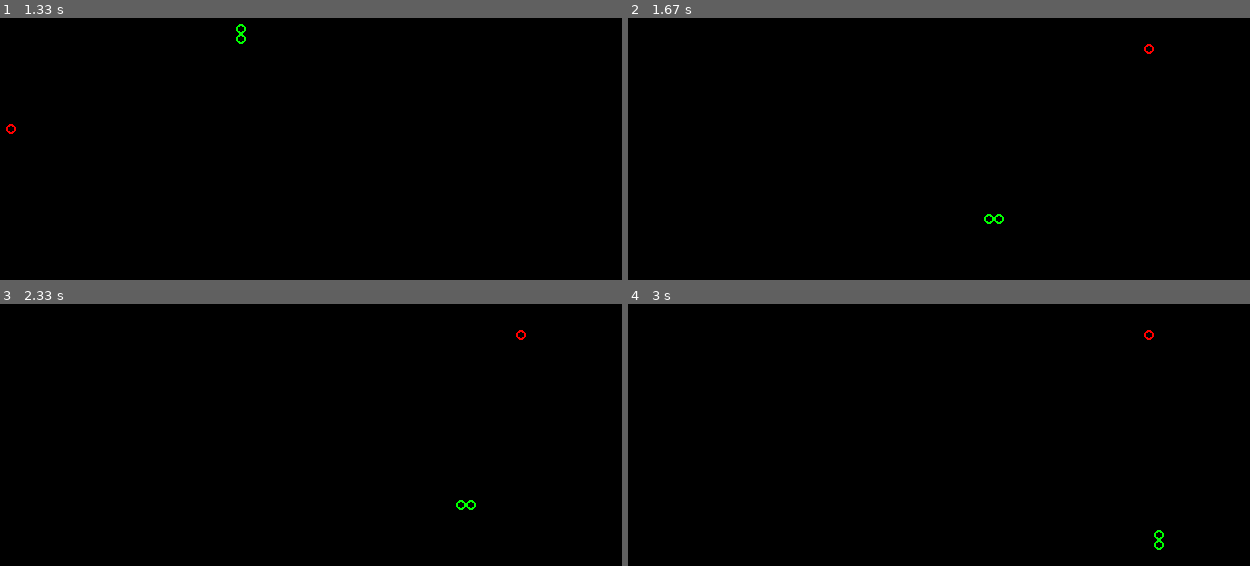
Above: before the commit, frames 1-4 (two rows, left to right).
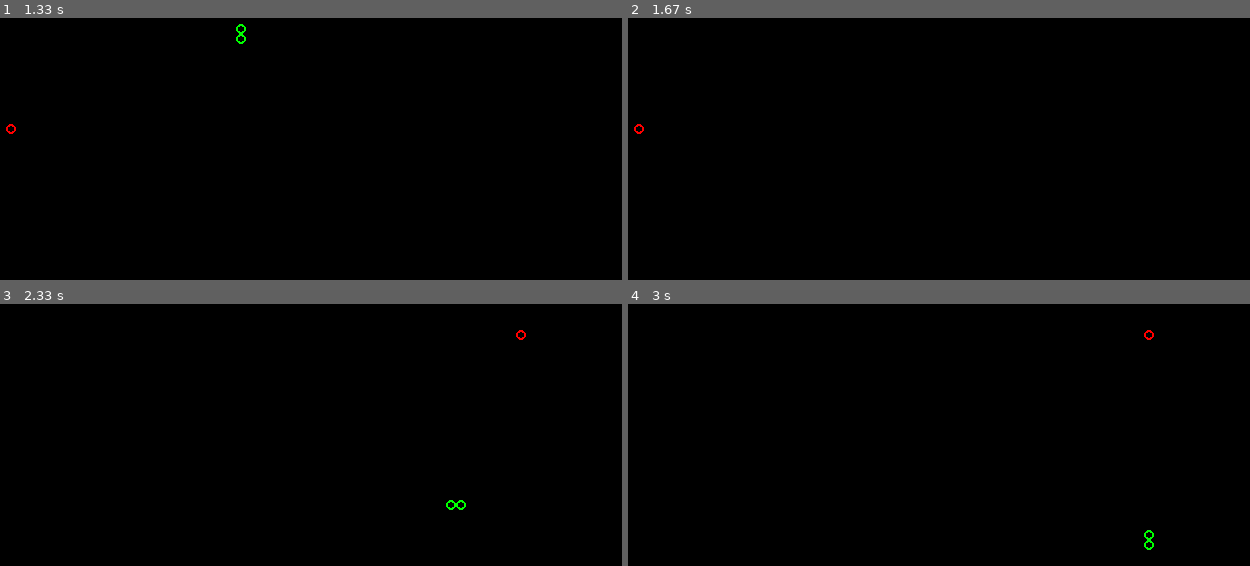
Above: after the commit, the same moments.

Repository: caffeinemonster/python-pygame-nibbles
Game: pygame game, started from pgnibbles-class.py
The game is run twice, just before and just after one commit, with the same random seed, the same clock (stepped at 60 frames per second) and the same inputs. The source is Python 2; it was converted automatically to run under Python 3.
Inputs:
- Up to frame 1 (1.33 s): tap Enter at 0.33 s; hold Up from 1.17 s (still down)
- Up to frame 2 (1.67 s): release Up at 1.63 s
- Up to frame 3 (2.33 s): no input
- Up to frame 4 (3 s): hold Down from 2.73 s (still down)

Frame 1 is identical in both runs. In frame 2, 0.1% of the frame differs, in the area x 0-85%, y 9-79%; in frame 3, less than 0.1%; in frame 4, 0.1%.

Commit message:
Less is more.

Diff:
--- a/pgnibbles-class.py
+++ b/pgnibbles-class.py
@@ -10,6 +10,7 @@
     def __init__(self):
 	direction = 0
 	self.data = []
+	self.alive = 1
     def add (self, x, y):
 	self.data.insert(0,(x,y))
     def head(self):
@@ -30,7 +31,6 @@
 	r = self.data
 	return r
 while (1):
-    global GCLOCK, GSURF, BASICFONT
     pygame.init()
     GCLOCK = pygame.time.Clock()
     GSURF = pygame.display.set_mode((wWIDTH, wHEIGHT))
@@ -41,17 +41,11 @@
     sy = random.randint(5, GHEIGHT - 6)
     snake.add(sx,sy)
     snake.add(sx-1,sy)
-    #snake.add(sx-2,sy)
-    #snake.add(sx-3,sy)
     apple.add(random.randint(0, GWIDTH - 1),random.randint(0, GHEIGHT - 1))
-    while(1): #start game
-        print snake.direction
+    while(1):
 	for event in pygame.event.get():
             if event.type == QUIT:
         	quit()
-	#    stop()
-
-	#print "keydown"
             elif event.type == KEYDOWN:
                 if ((event.key == K_LEFT) and snake.direction != K_RIGHT):
                     snake.direction = K_LEFT
@@ -64,25 +58,14 @@
                 if event.key == K_ESCAPE:
                     quit()
         if snake.data[0][0] == -1 or snake.data[0][0] == GWIDTH or snake.data[0][1] == -1 or snake.data[0][1] == GHEIGHT:
-            break
-        sbody = snake.body()
-	shead = snake.head()
-	#del sbody[0]
-        #ishead = 1
-	print sbody
-	print shead
-	print "========================"
-	for body in sbody[1:]:
-	    print body
-	    print shead
-	    print "==========="
-	    if (body == shead):
-	        quit()
+            snake.alive = 0
+	for body in snake.data[1:]:
+	    if (body == snake.head()):
+	        snake.alive = 0
 	if snake.data[0][0] == apple.data[0][0] and snake.data[0][1] == apple.data[0][1]:
             apple.add(random.randint(0, GWIDTH - 1),random.randint(0, GHEIGHT - 1))
         else:
 	    snake.remove()
-
 	if snake.direction == K_UP:
             snake.add(snake.data[0][0], snake.data[0][1] - 1)
         elif snake.direction == K_DOWN:
@@ -92,9 +75,10 @@
         elif snake.direction == K_RIGHT:
             snake.add(snake.data[0][0] + 1, snake.data[0][1])
         GSURF.fill((0,0,0))
-        sdata = snake.data
-	for co in sdata:
+	for co in snake.data:
             pygame.draw.circle(GSURF, (0, 255, 0), (co[0]*GSIZE+(GSIZE/2),co[1]*GSIZE+(GSIZE/2)), GSIZE/2, 2)
         pygame.draw.circle(GSURF, (255, 0, 0), (apple.data[0][0]*GSIZE+(GSIZE/2),apple.data[0][1]*GSIZE+(GSIZE/2)), GSIZE/2, 2)
         pygame.display.update()
         GCLOCK.tick(15)
+	if snake.alive==0:
+	    break
